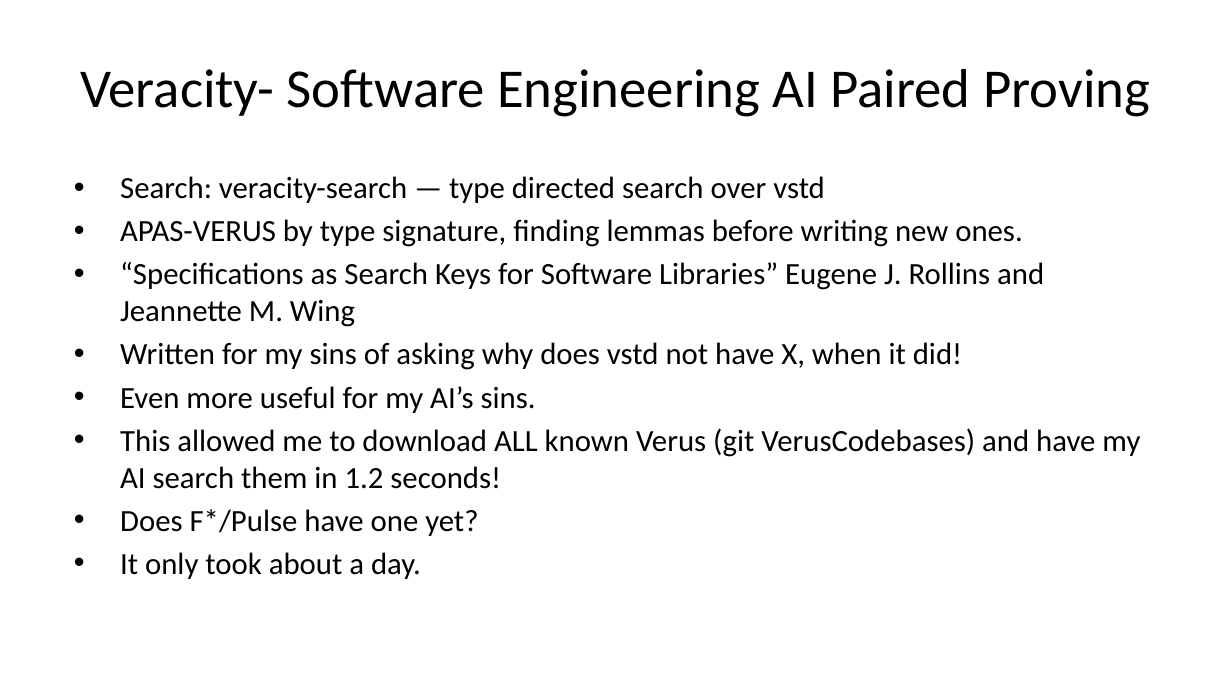
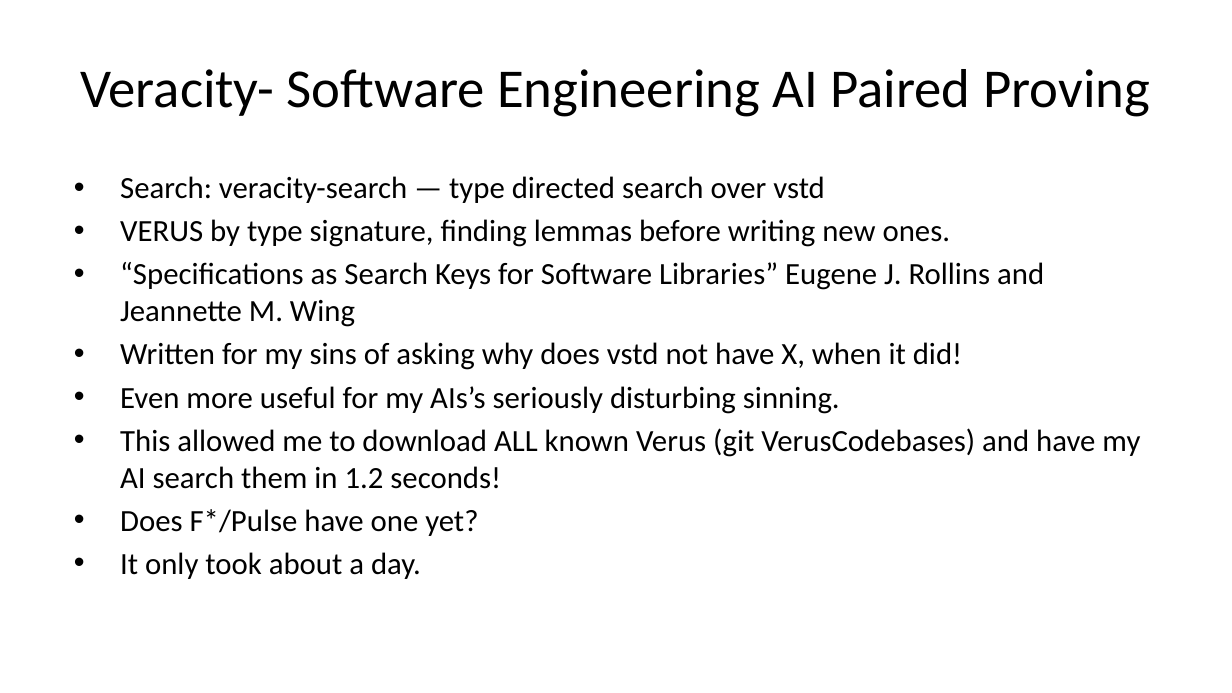
Before and after one commit to briangmilnes/APAS-VERUS, a slide deck: slide 41 of lectures/slidesMSR.pptx. Drawn at 1232x693 pixels with LibreOffice and Linux fonts; fonts in the diff are those of the drawing. Boxes give left, top, right and bottom in pixels: in the first picture for what was removed or moved away, otherwise in the second. Text is boxed around its words. In the diff, an @@ line names an element or a change of style, - is before the commit and + after.

```diff
--- a/lectures/slidesMSR.pptx
+++ b/lectures/slidesMSR.pptx
@@ text at (120, 219, 951, 247): text changed @@
-• APAS-VERUS by type signature, finding lemmas before writing new ones.
+• VERUS by type signature, finding lemmas before writing new ones.
@@ text at (120, 386, 840, 414): text changed @@
-• Even more useful for my AI’s sins.
+• Even more useful for my AIs’s seriously disturbing sinning.
```
Also in this commit, not shown: 14 other slides changed, 2 slides added, 1 slide removed, 2 other files.
